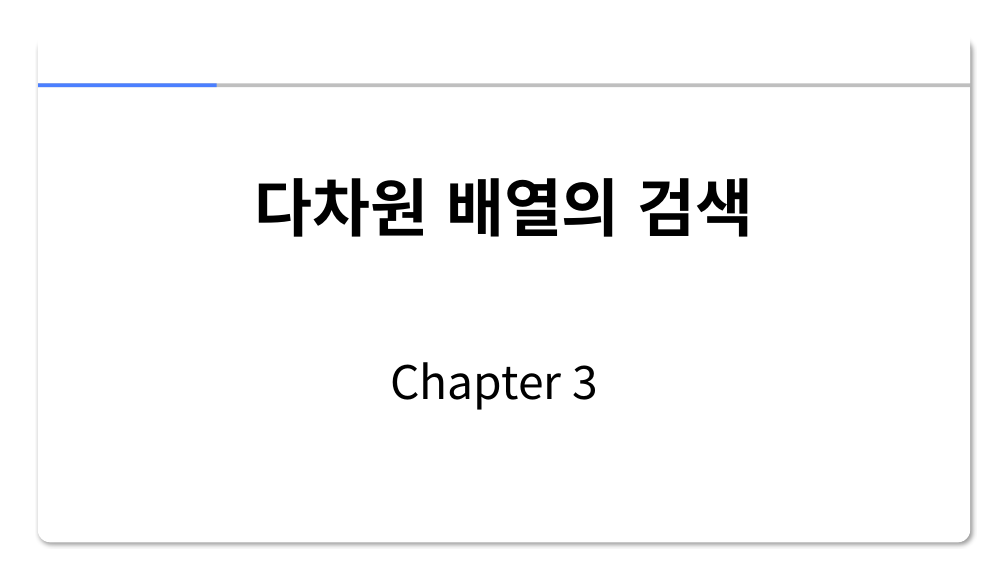
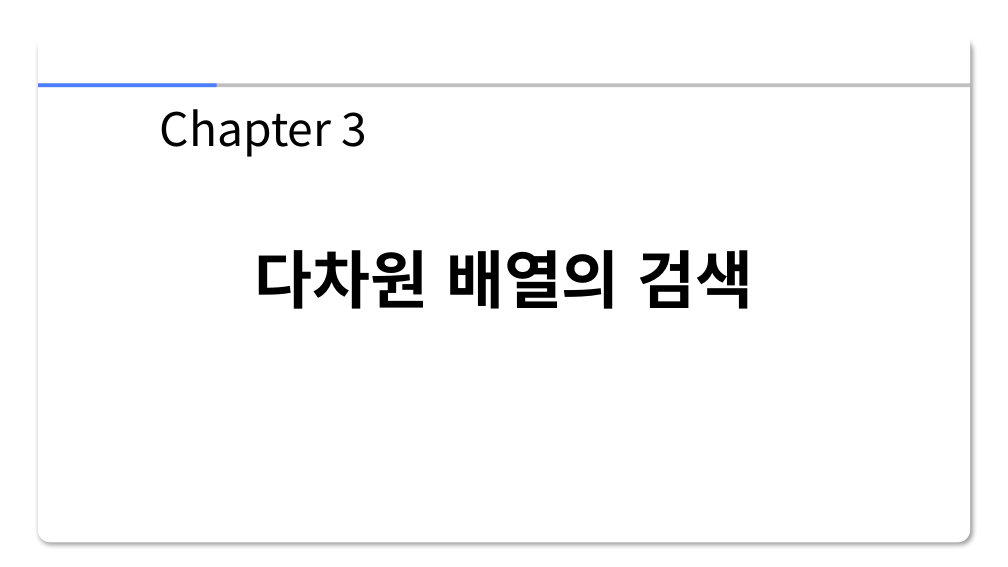
Before and after one commit to zerosum99/numpy_itple, a slide deck: slide 1 of 03장/[넘파이]03장.pptx. Drawn at 1008x567 pixels with LibreOffice and Linux fonts; fonts in the diff are those of the drawing; background and template pictures are left out. Boxes give left, top, right and bottom in pixels: in the first picture for what was removed or moved away, otherwise in the second. Text is boxed around its words. In the diff, an @@ line names an element or a change of style, - is before the commit and + after.

```diff
--- a/03장/[넘파이]03장.pptx
+++ b/03장/[넘파이]03장.pptx
@@ text "Chapter 3": place and size @@
-text "Chapter 3" at <box>390,362,598,410</box>
+text "Chapter 3" at <box>160,109,368,157</box>
@@ text "다차원 배열의 검색": place and size @@
-text "다차원 배열의 검색" at <box>255,178,754,237</box>
+text "다차원 배열의 검색" at <box>255,250,754,309</box>
```
Also in this commit, not shown: 11 other slides changed, 23 slides added, 3 slides removed, 1 other file.
